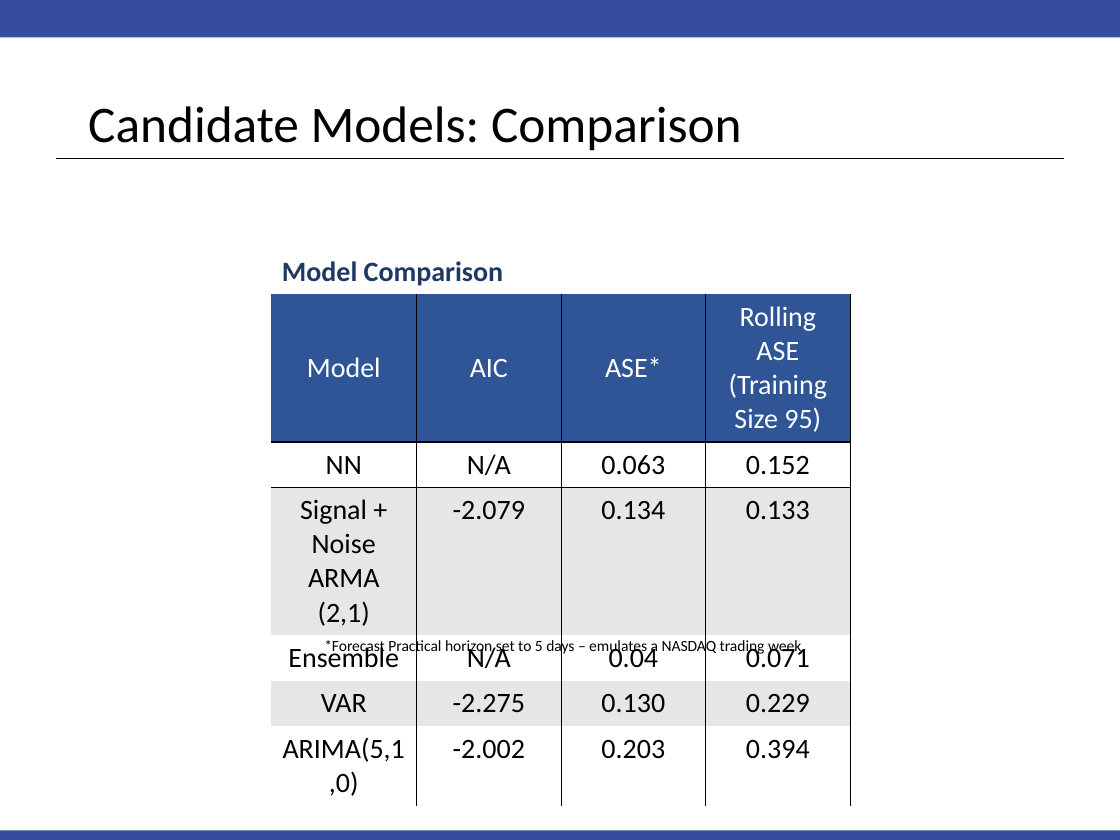
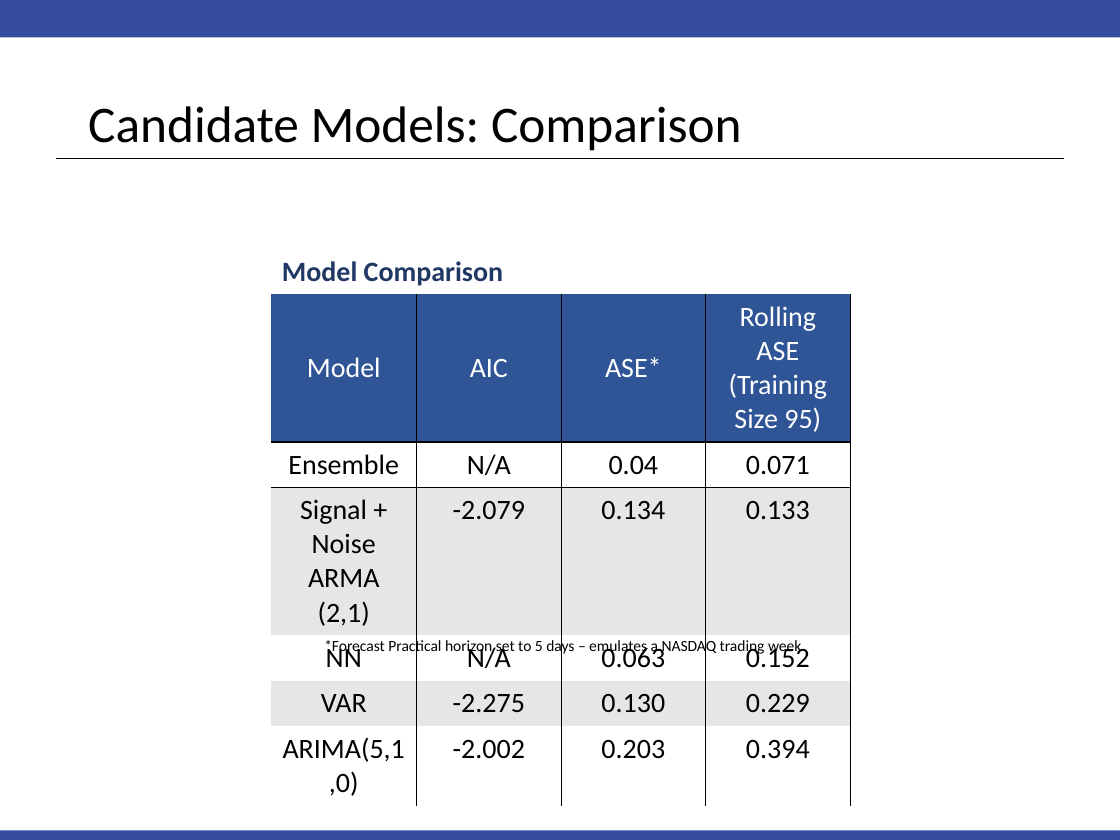
Before and after one commit to PaulAdams4361/Time-Series-Project, a slide deck: slide 12 of FinalPresentation.pptx. Drawn at 1120x840 pixels with LibreOffice and Linux fonts; fonts in the diff are those of the drawing. Boxes give left, top, right and bottom in pixels: in the first picture for what was removed or moved away, otherwise in the second. Text is boxed around its words. In the diff, an @@ line names an element or a change of style, - is before the commit and + after.

```diff
--- a/FinalPresentation.pptx
+++ b/FinalPresentation.pptx
@@ table at box(271, 293, 850, 800) @@
+row 2: Ensemble | N/A | 0.04 | 0.071
+row 3: Signal + Noise / ARMA (2,1) | -2.079 | 0.134 | 0.133
-row 3: Signal + Noise / ARMA (2,1) | -2.079 | 0.134 | 0.133
-row 4: Ensemble | N/A | 0.04 | 0.071
```
Also in this commit, not shown: 1 other slide changed.
